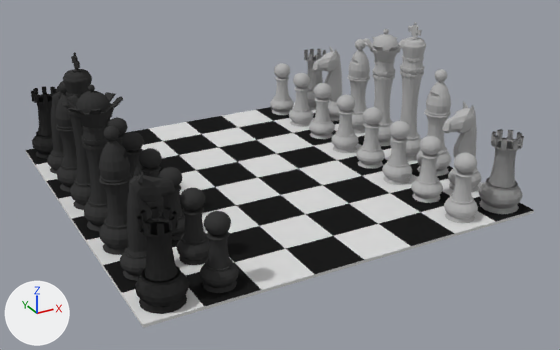
An edit to the Blender file src/models/chess.blend, drawn before and after from the same camera.
Rendered twice from a camera (50 mm lens) standing at (-11.0, -21.56, 10.74) and looking at (0.26, -1.09, 0.51). Arrows for +X, +Y and +Z are at lower left; the lights stay in place.

In view in the first picture: 'Knight', 'Knight.001', 'Pawn.000', 'Pawn.001', 'Rook', 'Rook.003', 'bishop', 'bishop.001', 'board', 'king.000', 'king.001', 'queeen', 'queeen.001'.
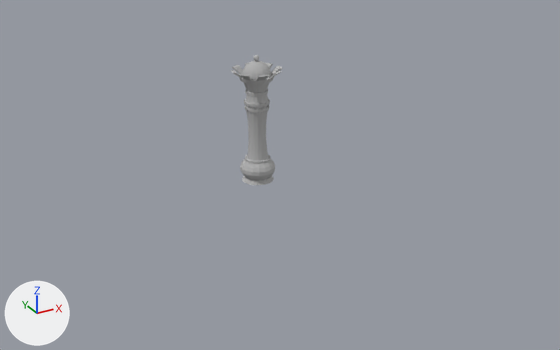
The change, as a list of edits to the scene's bpy script:
```text
Change me_circle_017:
    where me_circle_017.from_pydata(...)  # 1182 vertices, 1194 faces; spans x -1.09..1.09, y -1.09..1.09, z -5.75..2.35
    used by ob_king_000; location = (-5.55, 0.78, 3.5); rotation_euler = (0.0, 0.0, 3.142), in degrees (0, 0, 180); scale = (0.539, 0.539, 0.6)
    me_circle_017 part 1: the whole mesh is moved by (0.0, 0.0, 5.74)
Change me_circle_016:
    where me_circle_016.from_pydata(...)  # 1128 vertices, 912 faces; spans x -1.1..1.1, y -19.8..1.1, z 0.0..4.0
    used by ob_rook_003; location = (5.63, 5.61, 0.06); scale = (0.6, 0.6, 0.6)
    me_circle_016 part 2: the loose piece of 282 vertices spanning x -1.1..1.1, y -1.1..1.1, z 0.0..4.0 is deleted
Change me_sphere_001:
    where me_sphere_001.from_pydata(...)  # 3984 vertices, 3696 faces; spans x -1.5..1.5, y -17.8..17.7, z -4.2..2.7
    used by ob_pawn_001; location = (4.03, -0.05, 1.32); rotation_euler = (0.0, 0.0, 3.142), in degrees (0, 0, 180); scale = (0.343, 0.343, 0.3)
    me_sphere_001 part 3: the loose piece of 256 vertices spanning x -1.5..1.5, y -17.8..-14.9, z -4.2..0.7 is deleted
    me_sphere_001 part 4: the loose piece of 242 vertices spanning x -1.0..1.0, y -17.4..-15.4, z 0.7..2.7 is deleted
Change me_circle_012:
    where me_circle_012.from_pydata(...)  # 794 vertices, 758 faces; spans x -1.5..1.8, y -9.2..9.2, z -3.0..3.0
    used by ob_knight_001; location = (5.4, 0.01, 1.5); rotation_euler = (0.0, 0.0, 3.142), in degrees (0, 0, 180); scale = (0.488, 0.488, 0.488)
    me_circle_012 part 5: the loose piece of 397 vertices spanning x -1.5..1.8, y -9.2..-7.0, z -3.0..3.0 is deleted
Change me_circle_011:
    where me_circle_011.from_pydata(...)  # 963 vertices, 948 faces; spans x -1.57..1.57, y -1.57..1.57, z -4.79..2.39
    used by ob_queeen_001; location = (5.62, 0.78, 2.93); rotation_euler = (0.0, 0.0, 3.142), in degrees (0, 0, 180); scale = (0.539, 0.539, 0.6)
    me_circle_011 part 6: the whole mesh is moved by (0.0, 0.0, 4.79)
Change me_circle_010:
    where me_circle_010.from_pydata(...)  # 1604 vertices, 1382 faces; spans x -1.11..1.08, y -5.47..5.47, z -3.72..2.27
    used by ob_bishop_001; location = (5.61, 0.0, 2.29); rotation_euler = (0.0, 0.0, 3.142), in degrees (0, 0, 180); scale = (0.539, 0.539, 0.6)
    me_circle_010 part 7: the loose piece of 560 vertices spanning x -1.11..1.08, y -5.47..-3.28, z -3.72..1.63 is deleted
    me_circle_010 part 8: the loose piece of 242 vertices spanning x -0.41..0.37, y -4.76..-3.98, z 1.58..2.27 is deleted
Change me_circle_009:
    where me_circle_009.from_pydata(...)  # 1182 vertices, 1194 faces; spans x -1.09..1.09, y -1.09..1.09, z -5.75..2.35
    used by ob_king_001; location = (5.62, -0.84, 3.5); rotation_euler = (0.0, 0.0, 3.142), in degrees (0, 0, 180); scale = (0.539, 0.539, 0.6)
    me_circle_009 part 9: the whole mesh is moved by (0.0, 0.0, 5.74)
Change me_circle_004:
    where me_circle_004.from_pydata(...)  # 1604 vertices, 1382 faces; spans x -1.09..1.09, y -9.39..1.54, z 0.0..5.99
    used by ob_bishop; location = (-5.58, 2.08, 0.06); scale = (0.539, 0.539, 0.6)
    me_circle_004 part 10: the loose piece of 560 vertices spanning x -1.09..1.09, y -9.39..-7.2, z 0.0..5.35 is deleted
    me_circle_004 part 11: the loose piece of 242 vertices spanning x -0.39..0.39, y -8.68..-7.9, z 5.3..5.99 is deleted
Change me_circle_003:
    where me_circle_003.from_pydata(...)  # 963 vertices, 948 faces; spans x -1.57..1.57, y -6.94..-3.8, z 0.0..7.18
    used by ob_queeen; location = (-5.58, 2.08, 0.06); scale = (0.539, 0.539, 0.6)
    me_circle_003 part 12: the whole mesh is moved by (0.0, 5.37, 0.0)
Change me_circle_002:
    where me_circle_002.from_pydata(...)  # 794 vertices, 758 faces; spans x -1.1..2.2, y -17.4..1.1, z 0.0..6.0
    used by ob_knight; location = (-5.58, 3.92, 0.06); scale = (0.488, 0.488, 0.488)
    me_circle_002 part 13: the loose piece of 397 vertices spanning x -1.1..2.2, y -17.4..-15.2, z 0.0..6.0 is deleted
Change me_circle_001:
    where me_circle_001.from_pydata(...)  # 1128 vertices, 912 faces; spans x -1.1..1.1, y -19.8..1.2, z 0.0..4.0
    used by ob_rook; location = (-5.58, 5.58, 0.06); scale = (0.6, 0.6, 0.6)
    me_circle_001 part 14: the loose piece of 282 vertices spanning x -1.1..1.1, y -1.0..1.2, z 0.0..4.0 is deleted
Change ob_king_000:
    ob_king_000.location: (-5.55, 0.78, 3.5) -> (0.0, 0.0, 0.0)
    add ob_king_000.hide_set(True)
Change ob_pawn_000:
    add ob_pawn_000.hide_render = True
Change ob_rook_003:
    add ob_rook_003.hide_set(True)
Change ob_pawn_001:
    add ob_pawn_001.hide_set(True)
Change ob_knight_001:
    add ob_knight_001.hide_set(True)
Change ob_queeen_001:
    ob_queeen_001.location: (5.62, 0.78, 2.93) -> (0.0, 0.0, 0.0)
Change ob_bishop_001:
    add ob_bishop_001.hide_set(True)
Change ob_king_001:
    ob_king_001.location: (5.62, -0.84, 3.5) -> (0.0, 0.0, 0.0)
    add ob_king_001.hide_set(True)
Change ob_bishop:
    add ob_bishop.hide_set(True)
Change ob_queeen:
    ob_queeen.location: (-5.58, 2.08, 0.06) -> (0.0, 0.0, 0.0)
    add ob_queeen.hide_set(True)
Change ob_knight:
    ob_knight.location: (-5.58, 3.92, 0.06) -> (0.0, 0.0, 0.0)
    add ob_knight.hide_set(True)
Change ob_rook:
    ob_rook.location: (-5.58, 5.58, 0.06) -> (0.0, 0.0, 0.0)
    add ob_rook.hide_set(True)
Change ob_board:
    ob_board.location: (0.0, 0.0, 0.0) -> (0.0, 0.0, -0.39)
    ob_board.scale: (6.37, 6.37, 0.0457) -> (6.37, 6.37, 0.456)
    add ob_board.hide_set(True)
```

Where the change shows, as pixel boxes (x1, y1, x2, y2) in the pictures (560 x 350 px):
'board', hidden
    before: (26, 103, 535, 328)
'Pawn.001', hidden
    before: (270, 63, 478, 223)
'Pawn.000', hidden (black)
    before: (108, 112, 239, 293)
'queeen.001', moved
    before: (363, 29, 404, 146)
    after: (231, 55, 283, 185)
'Rook', hidden (black)
    before: (31, 86, 189, 314)
'bishop', hidden (black)
    before: (55, 81, 132, 255)
'Knight', hidden (black)
    before: (47, 86, 176, 281)
'queeen', hidden (black)
    before: (62, 85, 123, 231)
'Rook.003', hidden
    before: (304, 49, 524, 214)
'bishop.001', hidden
    before: (347, 39, 451, 176)
'Knight.001', hidden
    before: (312, 47, 482, 192)
'king.001', hidden
    before: (390, 22, 426, 161)
'king.000', hidden (black)
    before: (63, 52, 92, 210)
part 2 of me_circle_016, deleted
    before: (304, 49, 326, 110)
part 3 of me_sphere_001, deleted
    before: (270, 77, 294, 115)
part 4 of me_sphere_001, deleted
    before: (274, 63, 290, 78)
part 5 of me_circle_012, deleted
    before: (312, 47, 342, 121)
part 7 of me_circle_010, deleted
    before: (347, 50, 370, 133)
part 8 of me_circle_010, deleted
    before: (355, 39, 366, 50)
part 10 of me_circle_004, deleted (black)
    before: (99, 140, 132, 255)
part 11 of me_circle_004, deleted
    before: (104, 126, 119, 141)
part 13 of me_circle_002, deleted (black)
    before: (120, 166, 176, 281)
part 14 of me_circle_001, deleted (black)
    before: (31, 86, 56, 159)
